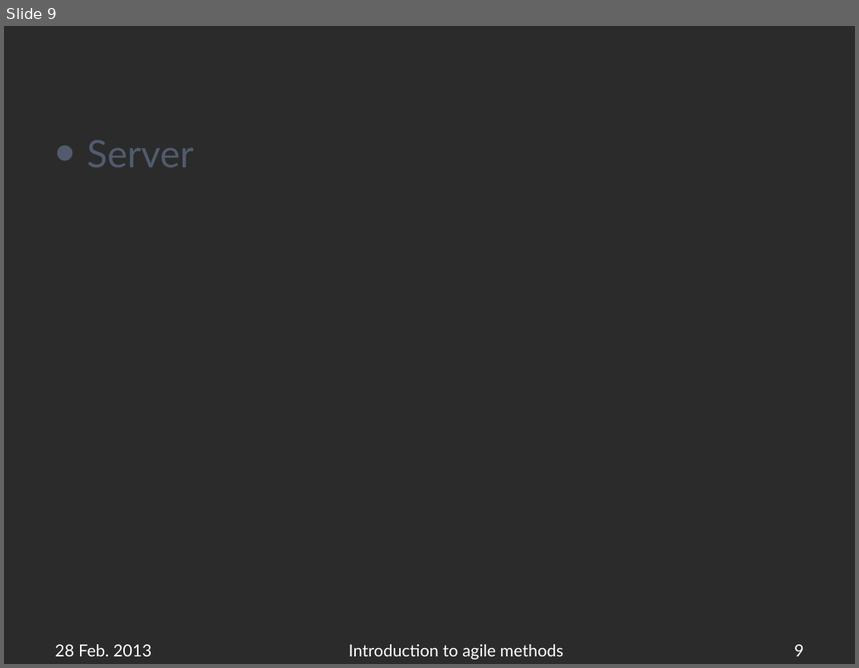
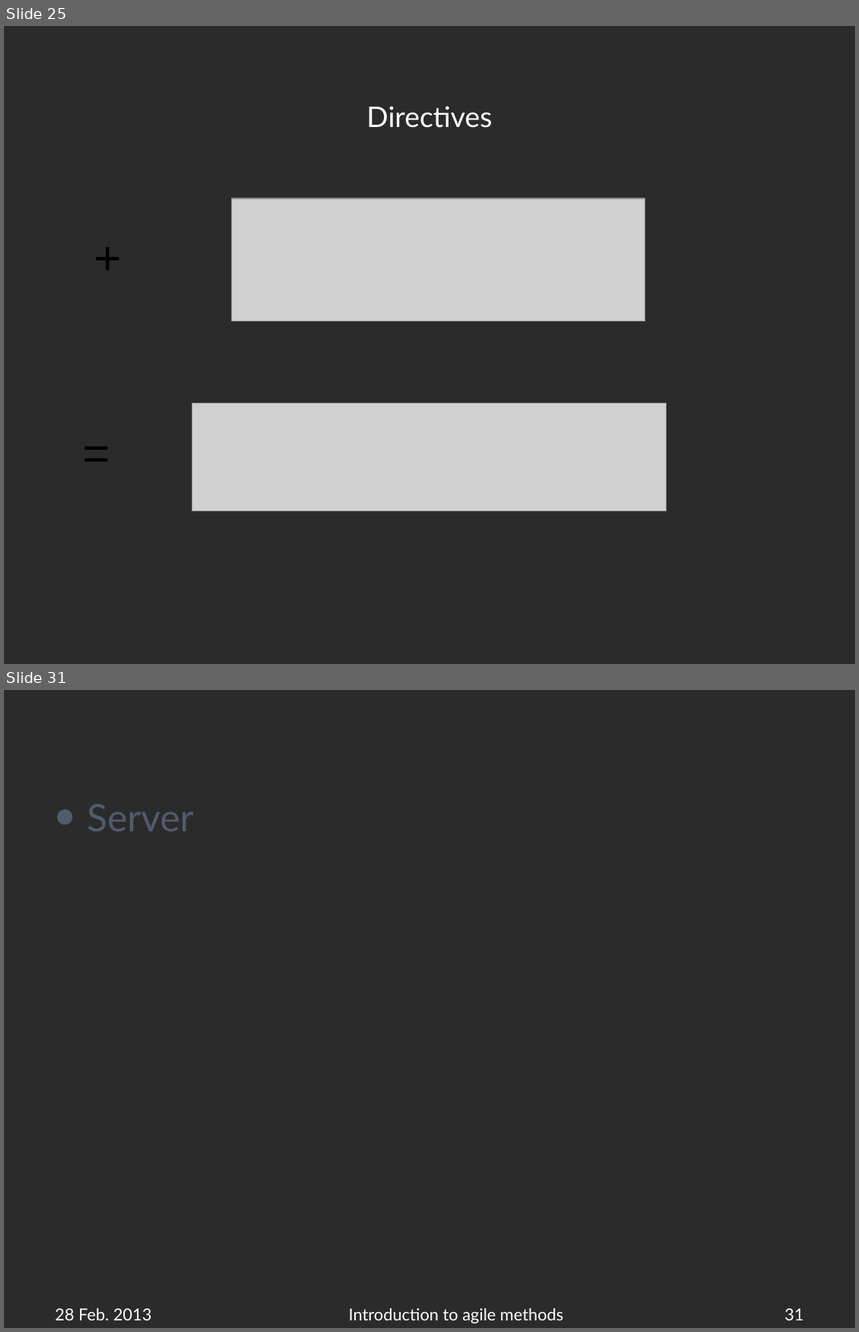
Before and after one commit to APGoblinShark/ap-bb-resources, a slide deck: AP-BrownBag(Javascript).pptx. Shown one above the other, each under a label of ours: slide 9 before the commit, slides 25 and 31 after it; the slides between them are not shown. The pictures are 859x668 and 859x1332 pixels, drawn with LibreOffice and Linux fonts; fonts in the diff are those of the drawing; grey boxes stand for pictures; background and template pictures are left out; a plain dark background stands for a picture behind light text. Boxes give left, top, right and bottom in pixels: in the first picture for what was removed or moved away, otherwise in the second. Text is boxed around its words. In the diff, an @@ line names an element or a change of style, - is before the commit and + after.

```diff
--- a/AP-BrownBag(Javascript).pptx
+++ b/AP-BrownBag(Javascript).pptx
@@ slide 25 added at (x1=4, y1=26, x2=855, y2=664), background picture (left out) @@
@@ title added at (x1=367, y1=106, x2=492, y2=128), 24 pt, text #FFFFFF @@
+Directives
@@ picture added at (x1=231, y1=199, x2=645, y2=322) @@
@@ text added at (x1=86, y1=224, x2=131, y2=289), 40 pt, text #000000 @@
++
@@ picture added at (x1=192, y1=403, x2=666, y2=511) @@
@@ text added at (x1=75, y1=419, x2=120, y2=485), 40 pt, text #000000 @@
+=
@@ what was slide 9 is now slide 31 @@
@@ page number at (x1=785, y1=1309, x2=804, y2=1321): text changed @@
-9
+31
```
Also in this commit, not shown: 1 slide changed, 21 other slides added.
